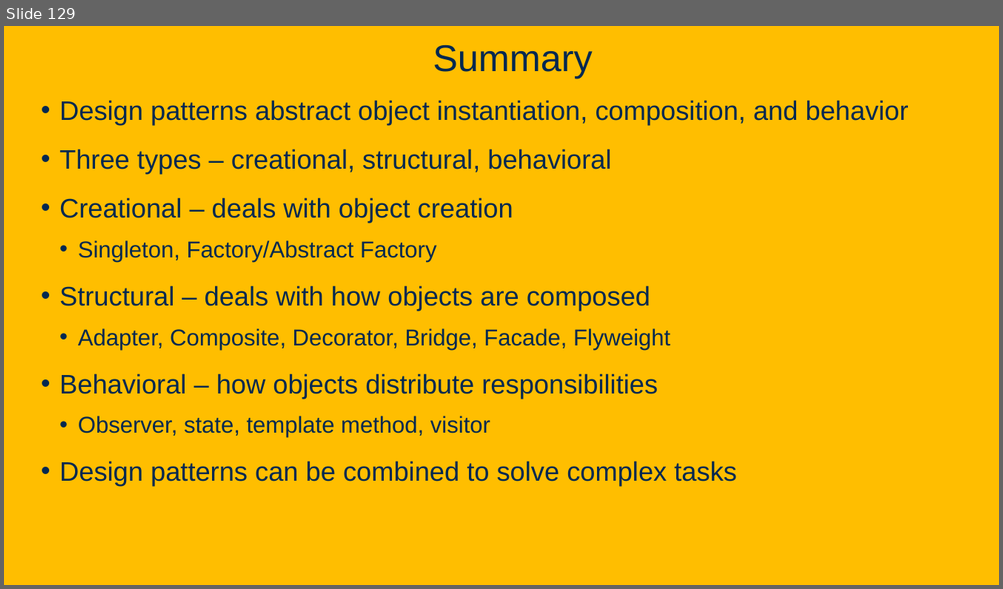
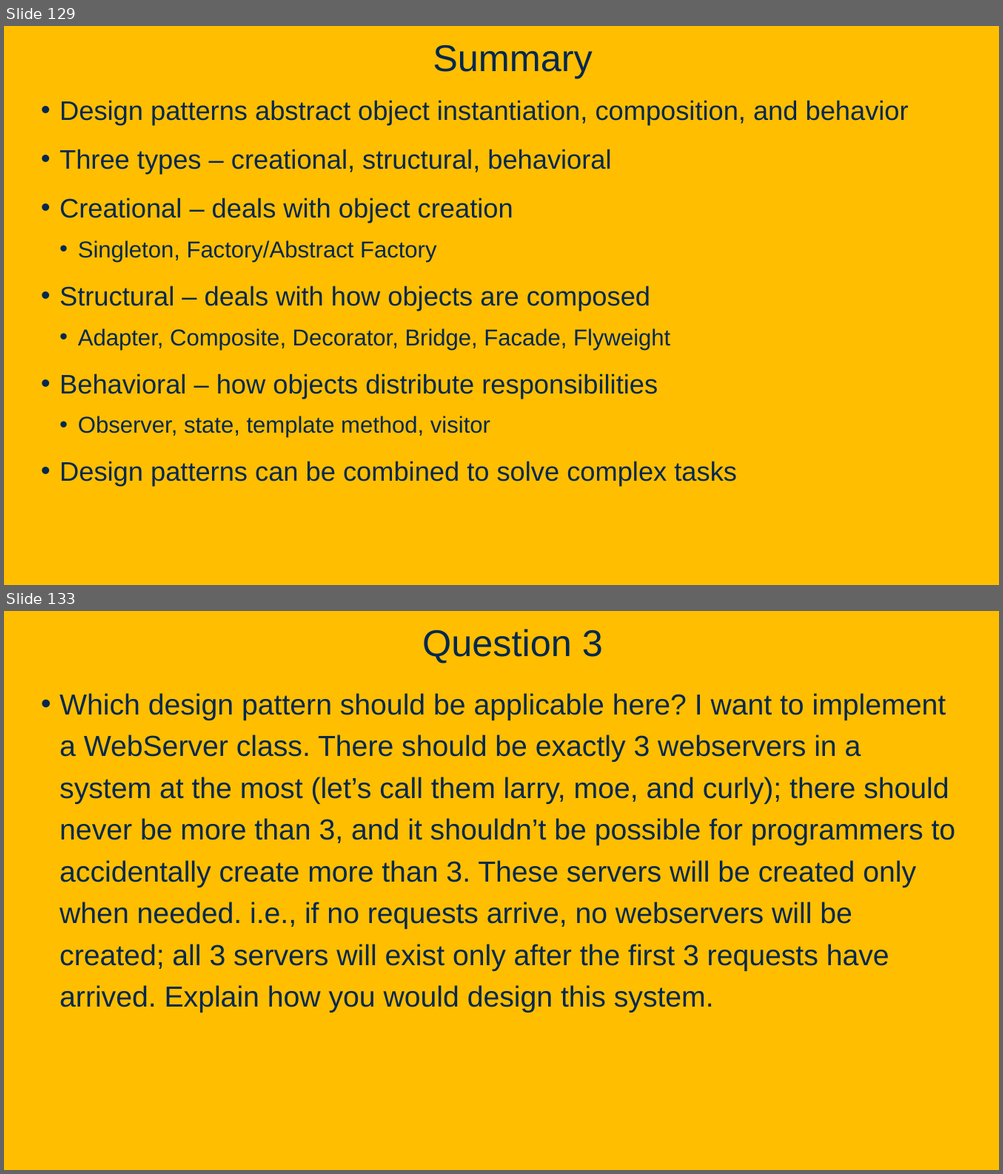
Before and after one commit to davsec-teaching/ecs160-f25, a slide deck: slides/8_design_patterns.pptx. Shown one above the other, each under a label of ours: slide 129 before the commit, slides 129 and 133 after it; the slides between them are not shown. The pictures are 1003x589 and 1003x1174 pixels, drawn with LibreOffice and Linux fonts; fonts in the diff are those of the drawing; background and template pictures are left out. Boxes give left, top, right and bottom in pixels: in the first picture for what was removed or moved away, otherwise in the second. Text is boxed around its words. In the diff, an @@ line names an element or a change of style, - is before the commit and + after.

Commit message:
updates to security and design pattern slides

```diff
--- a/slides/8_design_patterns.pptx
+++ b/slides/8_design_patterns.pptx
@@ slide 133 added at (x1=4, y1=611, x2=999, y2=1170), background picture (left out) @@
@@ title added at (x1=422, y1=629, x2=603, y2=664), 36 pt, text #022850 @@
+Question 3
@@ text added at (x1=60, y1=693, x2=956, y2=1013), 28 pt, text #022850 @@
+• Which design pattern should be applicable here? I want to implement a WebServer class. There should be exactly 3 webservers in a system at the most (let’s call them larry, moe, and curly); there should never be more than 3, and it shouldn’t be possible for programmers to accidentally create more than 3. These servers will be created only when needed. i.e., if no requests arrive, no webservers will be created; all 3 servers will exist only after the first 3 requests have arrived. Explain how you would design this system.
```
Also in this commit, not shown: 3 other slides added, 1 other file.
